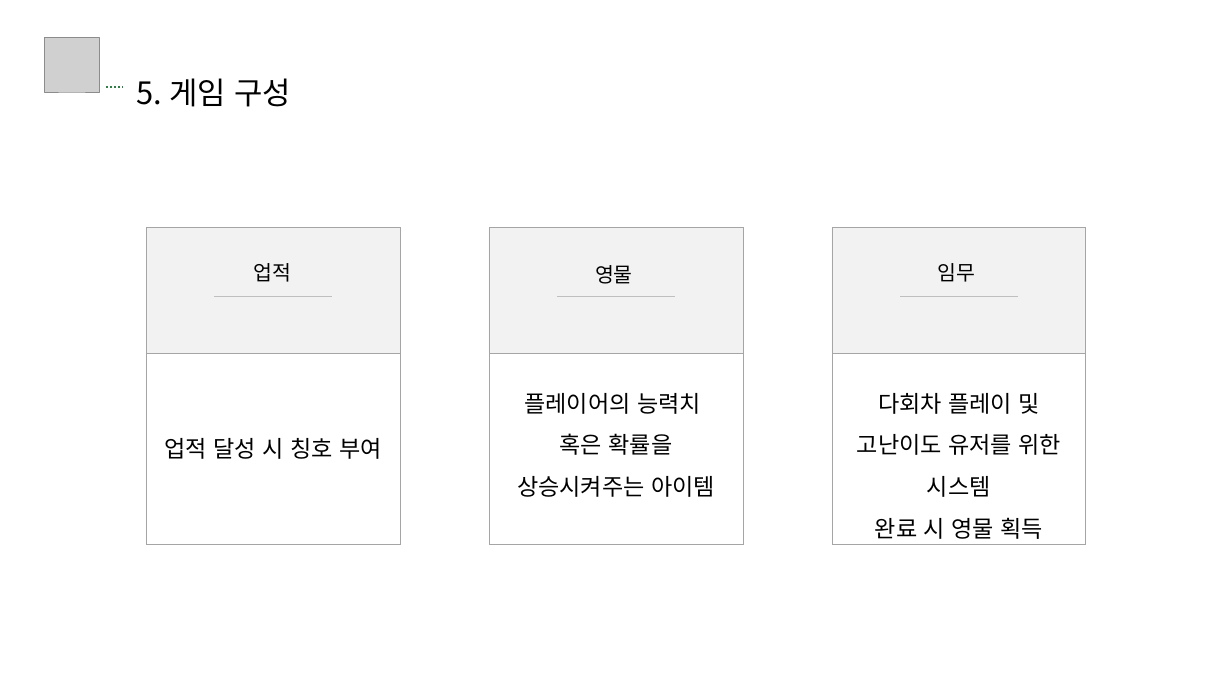
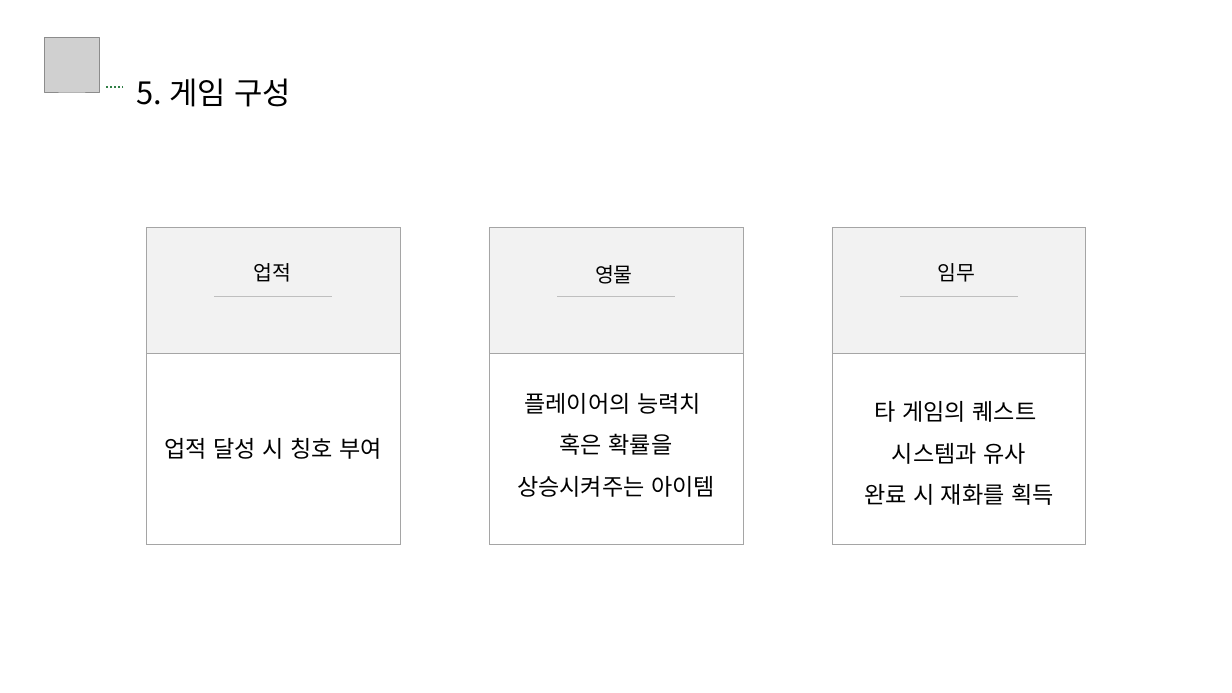
Before and after one commit to jk-Nam/Example_1stRepository, a slide deck: slide 17 of 게임 기획서 남준구.pptx. Drawn at 1232x693 pixels with LibreOffice and Linux fonts; fonts in the diff are those of the drawing; grey boxes stand for pictures. Boxes give left, top, right and bottom in pixels: in the first picture for what was removed or moved away, otherwise in the second. Text is boxed around its words. In the diff, an @@ line names an element or a change of style, - is before the commit and + after.

```diff
--- a/게임 기획서 남준구.pptx
+++ b/게임 기획서 남준구.pptx
@@ text at box(864, 401, 1054, 505): text changed @@
-다회차 플레이 및
-고난이도 유저를 위한
-시스템
-완료 시 영물 획득
+타 게임의 퀘스트
+시스템과 유사
+완료 시 재화를 획득
```
Also in this commit, not shown: 4 other slides changed.
